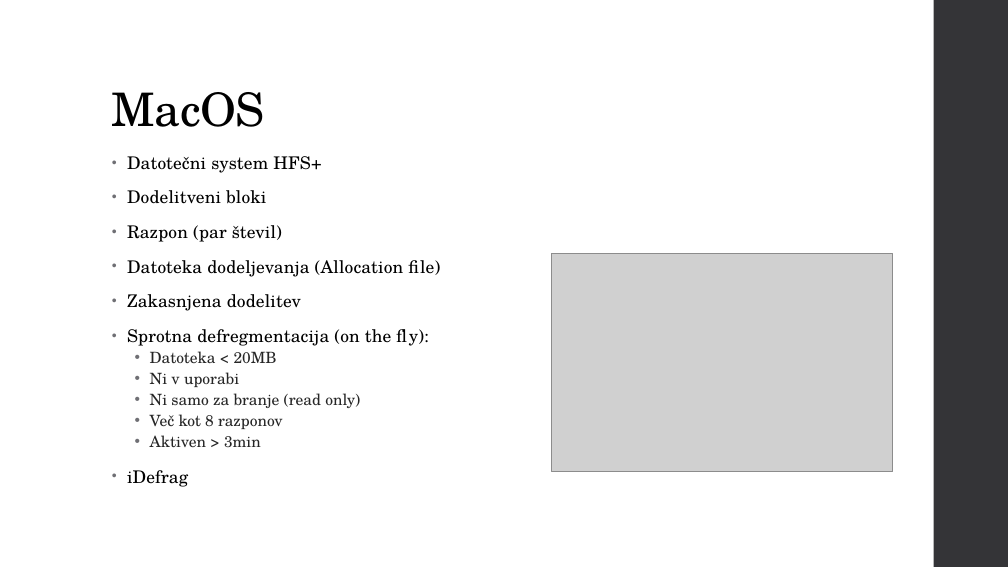
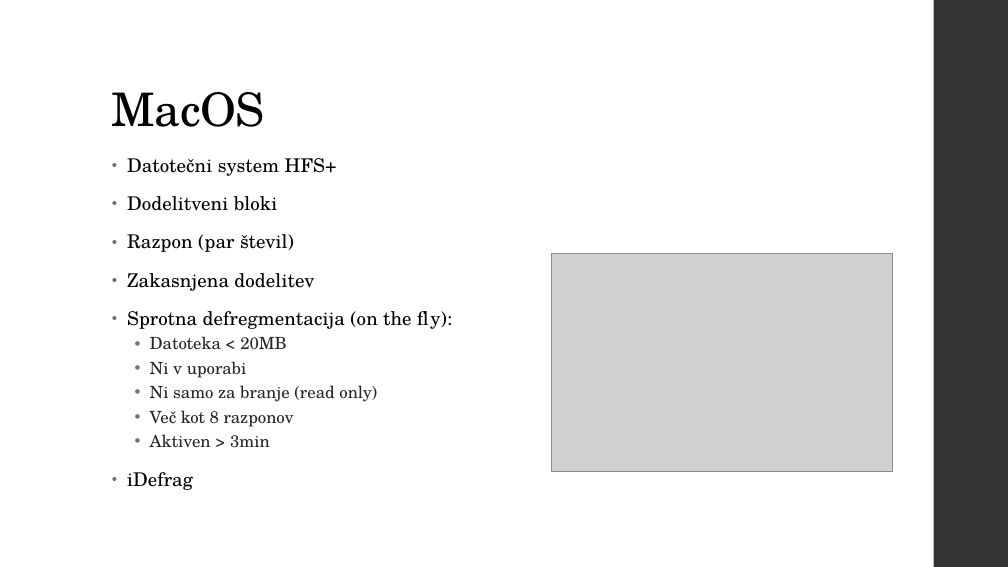
Before and after one commit to RandomGuy07/SPO_predstavitev, a slide deck: slide 11 of Defragmentacija diska.pptx. Drawn at 1008x567 pixels with LibreOffice and Linux fonts; fonts in the diff are those of the drawing; grey boxes stand for pictures. Boxes give left, top, right and bottom in pixels: in the first picture for what was removed or moved away, otherwise in the second. Text is boxed around its words. In the diff, an @@ line names an element or a change of style, - is before the commit and + after.

```diff
--- a/Defragmentacija diska.pptx
+++ b/Defragmentacija diska.pptx
@@ text "Datotečni system HFS+" at (x1=127, y1=158, x2=452, y2=490): size 16.6 to 18 pt in "Datotečni system HFS+", "Dodelitveni bloki", "Razpon (par števil)", "Zakasnjena dodelitev" and 2 more places; size 14.8 to 16 pt in "Datoteka < 20MB", "Ni v uporabi", "Ni samo za branje (read only)", "Več kot 8 razponov" and 1 more places; line spacing 0.85 to 0.95; line spacing 0.8 to 0.9 @@
@@ text at (x1=127, y1=260, x2=440, y2=277): paragraph removed @@
-• Datoteka dodeljevanja (Allocation file)
```
Also in this commit, not shown: 1 other slide changed, 1 other file.
